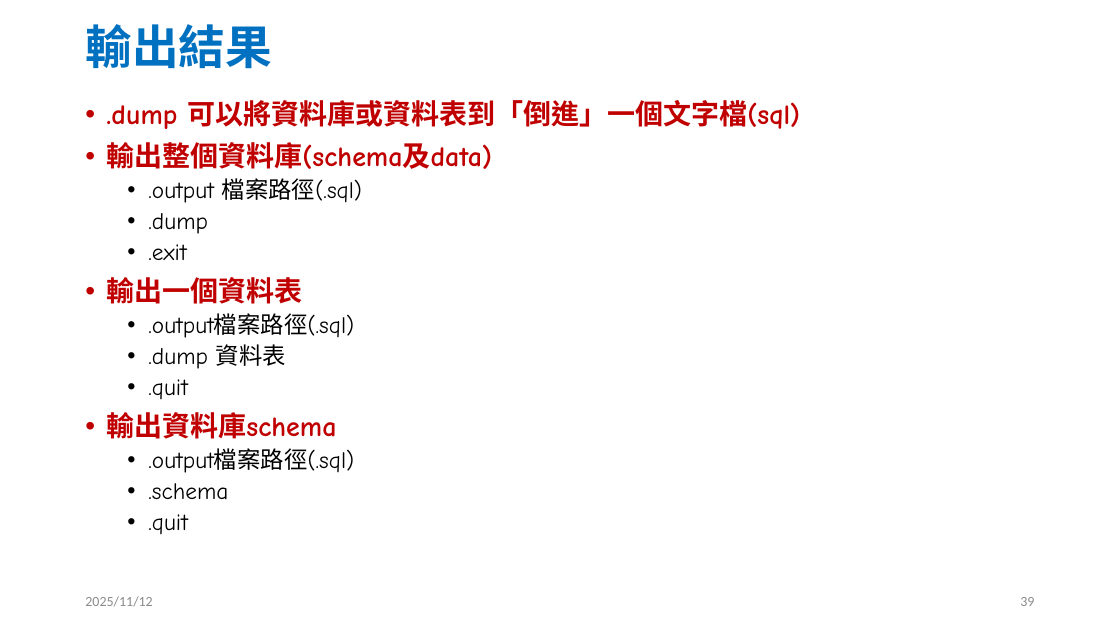
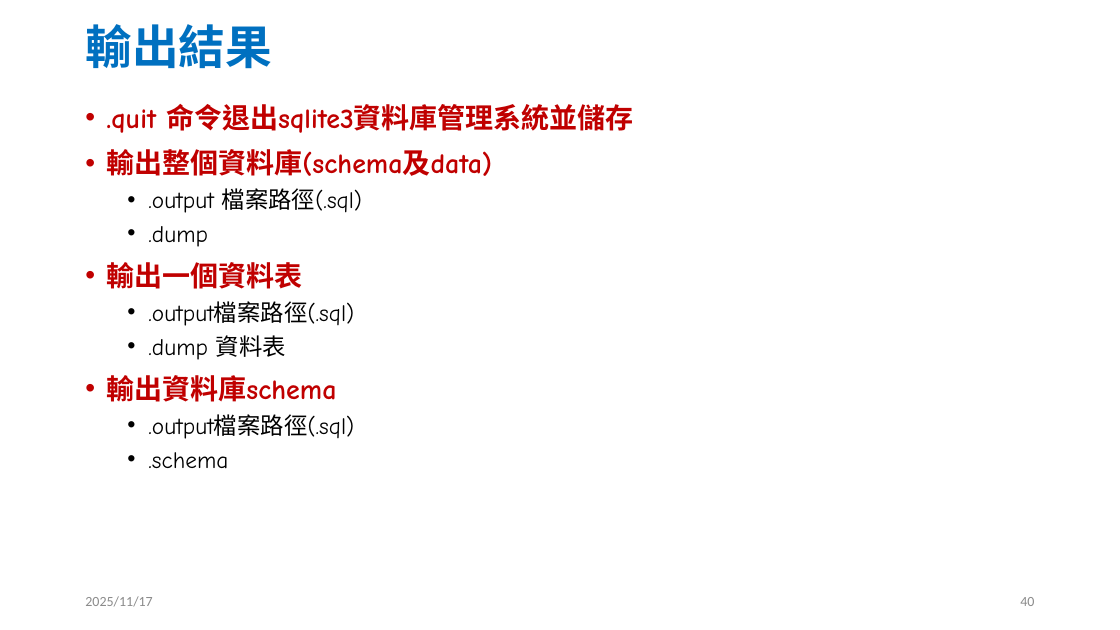
Before and after one commit to jc7qx/2025DB, a slide deck: slide 40 of slides/w10SQL1.pptx (slide 39 before the commit). Drawn at 1120x630 pixels with LibreOffice and Linux fonts; fonts in the diff are those of the drawing. Boxes give left, top, right and bottom in pixels: in the first picture for what was removed or moved away, otherwise in the second. Text is boxed around its words. In the diff, an @@ line names an element or a change of style, - is before the commit and + after.

```diff
--- a/slides/w10SQL1.pptx
+++ b/slides/w10SQL1.pptx
@@ text at <box>106,104,634,133</box>: text changed @@
-• .dump 可以將資料庫或資料表到「倒進」一個文字檔(sql)
+• .quit 命令退出sqlite3資料庫管理系統並儲存
@@ text at <box>106,149,492,469</box>: line spacing 0.9 to 1 @@
@@ text at <box>148,244,186,260</box>: paragraph removed @@
-  • .exit
@@ text at <box>148,379,188,399</box>: paragraph removed @@
-  • .quit
@@ text at <box>148,514,188,534</box>: paragraph removed @@
-  • .quit
@@ text at <box>85,596,152,607</box>: text changed @@
-2025/11/12
+2025/11/17
@@ page number at <box>1020,597,1034,606</box>: text changed @@
-39
+40
```
Also in this commit, not shown: 38 other slides changed, 9 slides added, 19 slides removed, 3 other files.
